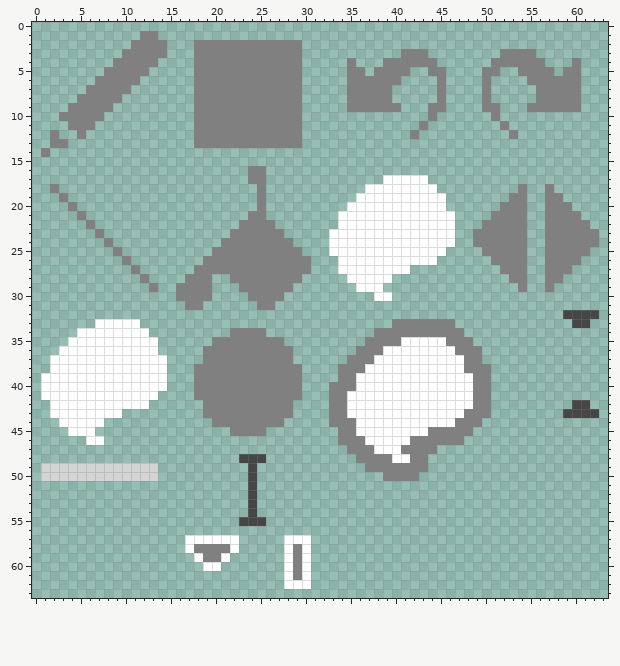
Pixel-art sprite, stored at Assets/tool_icon.png. The picture above was drawn from the file before the commit.
The file is 64x64 pixels.
After the commit:
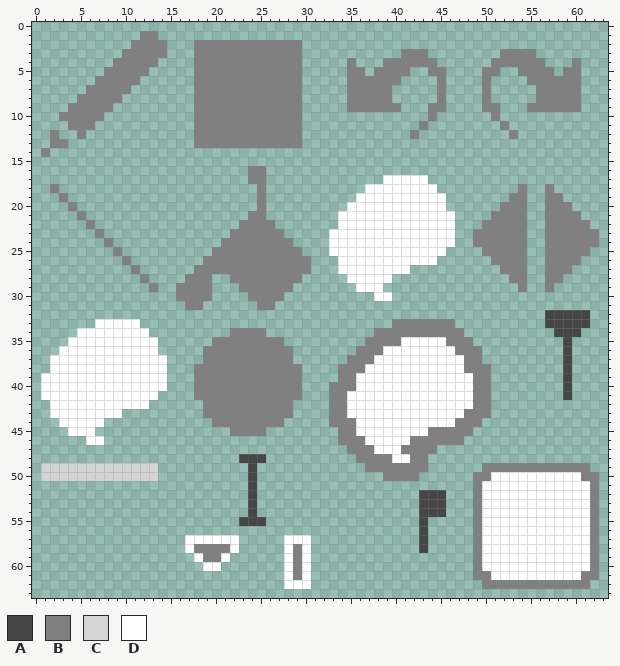
Palette (. is transparent): A #464646  B #808080  C #d4d4d4  D #ffffff
Edits made:
Changed rows in their new state; - is an unchanged pixel.
first column x 57:
32 AA---.
33 AAA---
34 -AAA--
35 --A---
36 --A---
37 --A---
38 --A---
39 --A---
40 --A---
41 --A---
42 ---..-
43 --....
first column x 43:
49 -------BBBBBBBBBBBB-
50 ------BBDDDDDDDDDDBB
51 ------BDDDDDDDDDDDDB
52 AAA---BDDDDDDDDDDDDB
53 AAA---BDDDDDDDDDDDDB
54 AAA---BDDDDDDDDDDDDB
55 A-----BDDDDDDDDDDDDB
56 A-----BDDDDDDDDDDDDB
57 A-----BDDDDDDDDDDDDB
58 A-----BDDDDDDDDDDDDB
59 ------BDDDDDDDDDDDDB
60 ------BDDDDDDDDDDDDB
61 ------BBDDDDDDDDDDBB
62 -------BBBBBBBBBBBB-
Changed places in both pictures, as pixel boxes (x1, y1, x2, y2):
changed: (545, 310, 599, 418)
added: (419, 463, 599, 589)
